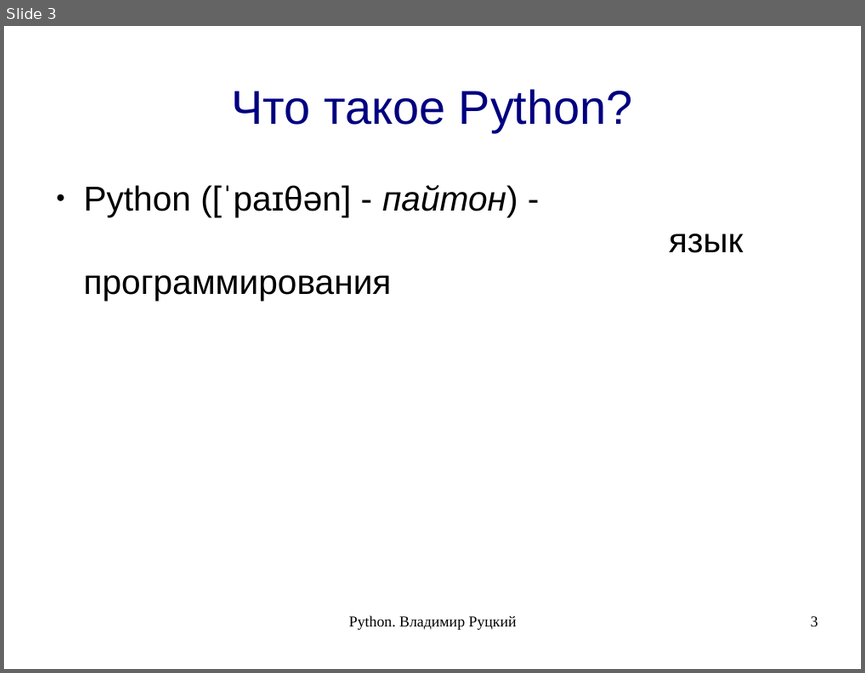
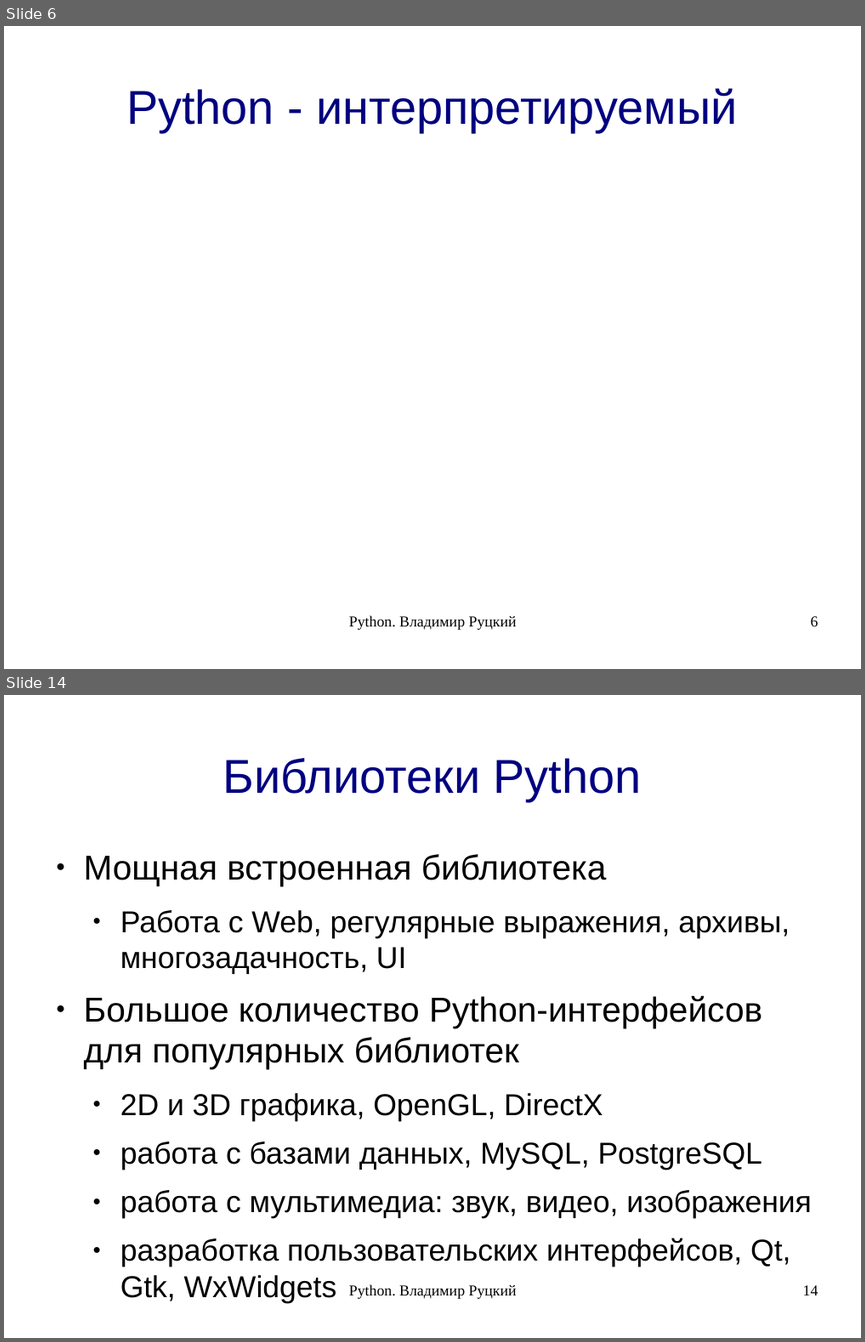
Before and after one commit to rutsky/python-course, a slide deck: 00_introduction.odp. Shown one above the other, each under a label of ours: slide 3 before the commit, slides 6 and 14 after it; the slides between them are not shown. The pictures are 865x673 and 865x1342 pixels, drawn with LibreOffice and Linux fonts; fonts in the diff are those of the drawing. Boxes give left, top, right and bottom in pixels: in the first picture for what was removed or moved away, otherwise in the second. Text is boxed around its words. In the diff, an @@ line names an element or a change of style, - is before the commit and + after.

```diff
--- a/00_introduction.odp
+++ b/00_introduction.odp
@@ slide 14 added at (x1=4, y1=695, x2=861, y2=1338), background #FFFFFF @@
@@ title added at (x1=223, y1=758, x2=642, y2=801), 44 pt, text #000080 @@
+Библиотеки Python
@@ text added at (x1=84, y1=854, x2=812, y2=1267), 28 pt, text #000000 @@
+● Мощная встроенная библиотека
+  ● Работа с Web, регулярные выражения, архивы, многозадачность, UI
+● Большое количество Python-интерфейсов для популярных библиотек
+  ● 2D и 3D графика, OpenGL, DirectX
+  ● работа с базами данных, MySQL, PostgreSQL
+  ● работа с мультимедиа: звук, видео, изображения
+  ● разработка пользовательских интерфейсов, Qt, Gtk, WxWidgets
@@ text added at (x1=349, y1=1284, x2=517, y2=1299), 14 pt, text #000000 @@
+Python. Владимир Руцкий
@@ page number added at (x1=803, y1=1285, x2=818, y2=1295), 14 pt, text #000000 @@
+14
@@ what was slide 3 is now slide 6 @@
@@ slide 6 changed as well @@
@@ title at (x1=126, y1=88, x2=738, y2=132): text changed @@
-Что такое Python?
+Python - интерпретируемый
@@ text removed at (x1=84, y1=185, x2=744, y2=300) @@
-● Python ([ˈpaɪθən] - пайтон) -
-  язык программирования
@@ page number at (x1=811, y1=616, x2=818, y2=626): text changed @@
-3
+6
```
Also in this commit, not shown: 2 other slides changed, 18 other slides added, 1 other file.
